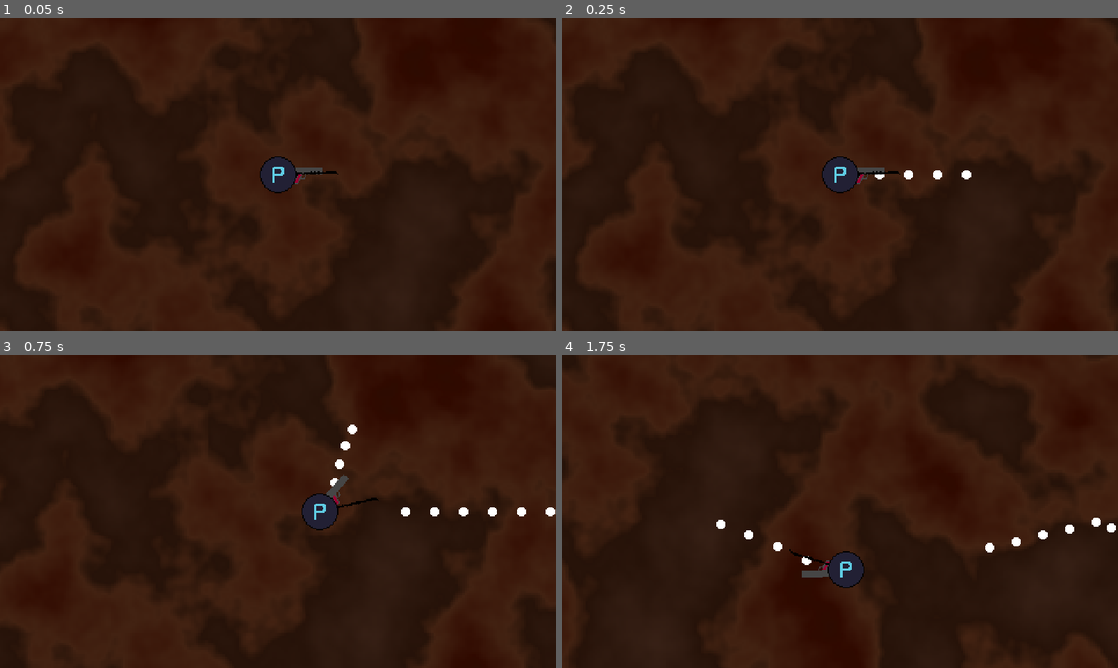
Above: before the commit, frames 1-4 (two rows, left to right).
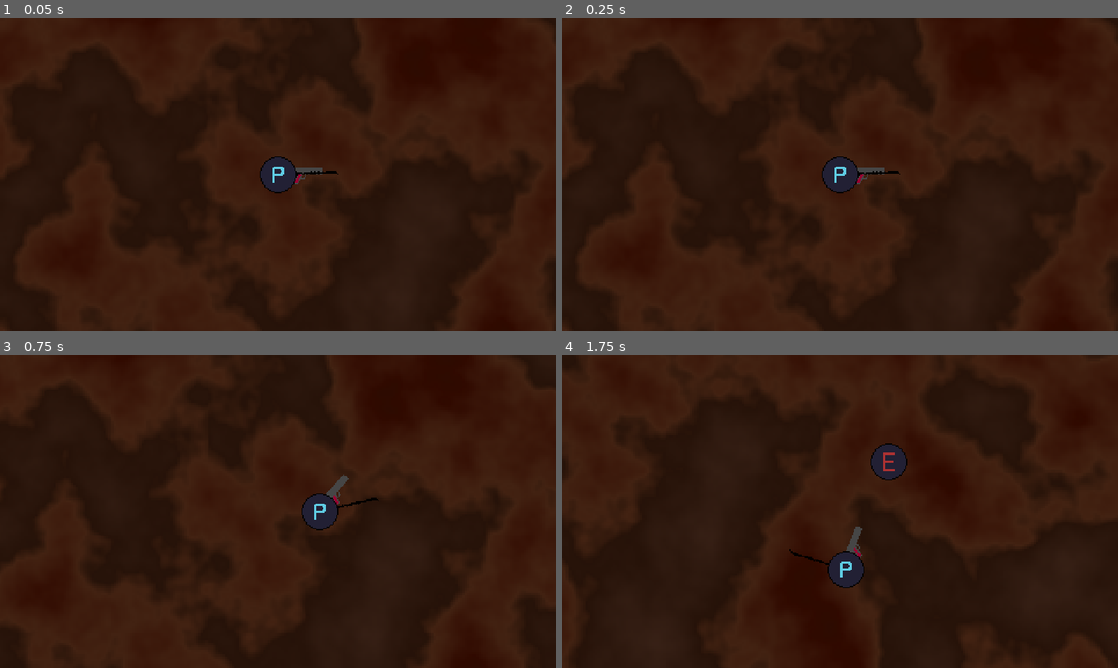
Above: after the commit, the same moments.

Repository: BaldurThor/CGDD
Game: Godot game, scene res://scenes/main.tscn
Two runs of this game, one before a commit and one after it. Both use one fixed random seed, a clock stepped at 60 frames per second and the inputs below.
Inputs (mouse positions are in pixels of both pictures, inside the frame that each line leads up to):
- Up to frame 1 (0.05 s): no input
- Up to frame 2 (0.25 s): no input
- Up to frame 3 (0.75 s): tap Enter at 0.5 s; move the mouse to (400, 495) at 0.52 s; hold D (move_right) from 0.53 s (still down)
- Up to frame 4 (1.75 s): move the mouse to (728, 527) at 1.27 s; release D (move_right) at 1.28 s; hold S (move_down) from 1.28 s (still down)

Frame 1 is identical in both runs. In frame 2, 0.1% of the frame differs, in the area x 56-74%, y 48-52%; in frame 3, 0.4%; in frame 4, 1.3%, in the area x 27-100%, y 28-72%.

Commit message:
Remove commented-out code, revert a line and document new code

Diff:
--- a/scripts/bullet.gd
+++ b/scripts/bullet.gd
@@ -1,6 +1,7 @@
 extends RigidBody2D
 class_name Bullet
 
+## The time before the bullet automatically despawns
 @export var despawn_delay: float
 
 @onready var despawn_timer: Timer = $DespawnTimer
@@ -14,18 +15,17 @@
 	self.speed = speed
 	self.direction = direction
 
-# Called when the node enters the scene tree for the first time.
 func _ready() -> void:
 	despawn_timer.wait_time = despawn_delay
 
 func _physics_process(delta: float) -> void:
 	linear_velocity = direction.normalized() * speed
-	#move_and_collide((destination - global_position).normalized() * speed)
 
 func _on_body_entered(body: Node) -> void:
 	if body is Enemy:
 		body.queue_free()
+		# Delete the bullet on impact. TODO: Add piercing or something to allow a bullet to hit multiple times?
 		queue_free()
 
 func _on_despawn_timer_timeout() -> void:
-	queue_free() # Replace with function body.
+	queue_free()
--- a/scripts/gun.gd
+++ b/scripts/gun.gd
@@ -5,8 +5,9 @@
 @onready var player: Player = $"../.."
 @onready var attack_timer: Timer = $AttackTimer
 @onready var gun_swivel: GunSwivel = $".."
-var fire_rate: float = 0.05
-var damage: int = 3
+
+@export var fire_rate: float = 1.0
+@export var damage: int = 3
 
 # Called when the node enters the scene tree for the first time.
 func _ready() -> void:
@@ -15,6 +16,7 @@
 	attack_timer.start()
 
 func _attack() -> void:
+	# Create a bullet and face it in the same direction of the gun swivel
 	var bullet = BULLET.instantiate()
 	bullet.init(damage, 500, gun_swivel.global_transform.x)
 	get_tree().root.add_child(bullet)
--- a/scripts/gun_rotation.gd
+++ b/scripts/gun_rotation.gd
@@ -1,10 +1,10 @@
 extends Node2D
 class_name GunSwivel
 
-var closest = null
 
 func find_closest_enemy():
 	var enemies = get_node("/root/Main/Enemies").get_children()
+	var closest = null
 	var player = GameManager.get_player()
 	for enemy in enemies:
 		if closest == null:
